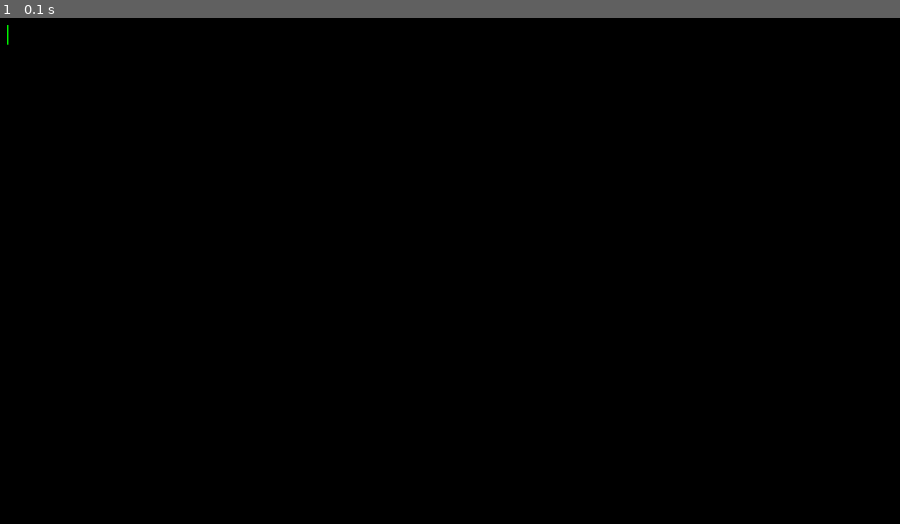
Above: before the commit, frame 1.
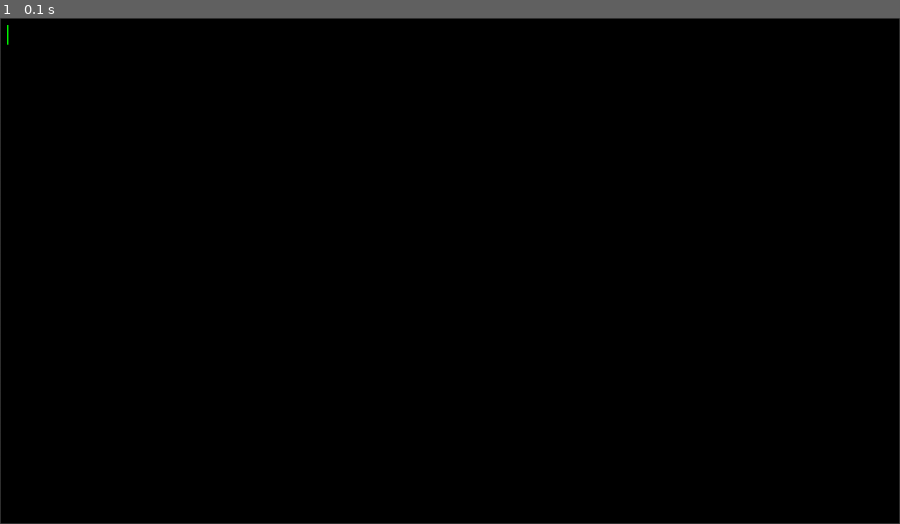
Above: after the commit, the same moment.

Repository: KentaF1202/Pygame_UI
Game: pygame game, started from main.py
The game is run twice, just before and just after one commit, with the same random seed, the same clock (stepped at 60 frames per second) and the same inputs.
Inputs:
- Up to frame 1 (0.1 s): no input

The runs differ from the first frame. In frame 1, 0.6% of the frame differs, in the area x 0-100%, y 0-100%.

Commit message:
added enter, backspace, and arrow key functionality

Diff:
--- a/main.py
+++ b/main.py
@@ -33,6 +33,7 @@
     text_editor_rect = (0, 0, WIDTH - cfg.WINDOW_OFFSET_X, HEIGHT - cfg.WINDOW_OFFSET_Y)
     text_editor_surface = text_editor.Surface(text_editor_rect)
     text_editor_surface.set_active()
+    text_editor_surface.set_border()
 
     # Game loop
     while running:
@@ -45,11 +46,9 @@
             elif event.type == pygame.KEYDOWN:
                 if event.key == pygame.K_ESCAPE:
                     running = False
-                elif event.key == pygame.K_CAPSLOCK:
-                    capslock = not capslock
 
         # Pass events to surfaces
-        text_editor_surface.handle_event(events, capslock)
+        text_editor_surface.handle_event(events)
 
         # Drawing to screen
         screen.fill(cfg.WHITE)
--- a/text_editor.py
+++ b/text_editor.py
@@ -5,15 +5,19 @@
 import configs as cfg
 import draw
 
-# Initialize Pygame
+# Initialize Pygame And Its Modules
 pygame.init()
+pygame.scrap.init()
+pygame.key.set_repeat(500, 100)  # Set key repeat delay and interval
 
 # Class for the Text Editor Surface
 class Surface:
     def __init__(self, rect, placeholder_text=""):
-        self.surface = pygame.Surface((rect[2], rect[3]))
         self.x = rect[0]
         self.y = rect[1]
+        self.width = rect[2]
+        self.height = rect[3]
+        self.surface = pygame.Surface((self.width, self.height))
         self.margin_x = cfg.text_margin_x
         self.margin_y = cfg.text_margin_y
         self.line_spacing = cfg.text_line_spacing
@@ -27,12 +31,20 @@
         self.font = cfg.text_font
         self.font_color = cfg.GREEN
         self.background_color = cfg.BLACK
+        self.border_type = "none"
+        self.border_color = cfg.VS_LIGHT_GREY
+        self.border_thickness = 1
 
     def set_background_color(self, color):
         self.background_color = color
 
-    def set_border(self, border_type, border_color, border_thickness):
-        pass
+    def set_border(self, border_type="solid", border_color=cfg.VS_LIGHT_GREY, border_thickness=1):
+        if border_type == "solid":
+            self.border_type = border_type
+        else:
+            self.border_type = "none"
+        self.border_color = border_color
+        self.border_thickness = border_thickness
 
     def set_font(self, font_type="Ubuntu", font_size=24, font_color=cfg.GREEN):
         self.font_type = font_type
@@ -47,7 +59,8 @@
         self.active = False
 
     def draw_border(self):
-        pass
+        if self.border_type == "solid":
+            draw.rectangle(self.surface, (self.x, self.y), self.width, self.height, self.border_thickness, self.border_color)
 
     def draw_text(self):
         for i, line in enumerate(self.text):
@@ -72,7 +85,7 @@
         self.draw_cursor()
         screen.blit(self.surface, (self.x, self.y))
 
-    def handle_event(self, events, capslock):
+    def handle_event(self, events):
         # If the surface is not active, just update and draw the text
         if self.active == False:
             self.draw(self.surface)
@@ -84,9 +97,47 @@
                 if event.key == pygame.K_ESCAPE:
                     pass
                 elif event.key == pygame.K_BACKSPACE:
-                    pass
+                    if self.cursor[1] > 0:
+                        self.text[self.cursor[0]] = self.text[self.cursor[0]][:self.cursor[1] - 1] + self.text[self.cursor[0]][self.cursor[1]:]
+                        self.cursor[1] -= 1
+                    elif self.cursor[0] > 0:
+                        # Merge with the previous line
+                        self.cursor[1] = len(self.text[self.cursor[0] - 1])
+                        self.text[self.cursor[0] - 1] += self.text[self.cursor[0]]
+                        del self.text[self.cursor[0]]
+                        self.cursor[0] -= 1
                 elif event.key == pygame.K_RETURN:
-                    pass
+                    if self.cursor[1] == len(self.text[self.cursor[0]]):
+                        self.text.insert(self.cursor[0]+1, "")
+                    else:
+                        self.text.insert(self.cursor[0]+1, self.text[self.cursor[0]][self.cursor[1]:])
+                        self.text[self.cursor[0]] = self.text[self.cursor[0]][:self.cursor[1]]
+                    self.cursor[0] += 1
+                    self.cursor[1] = 0
+                elif event.key == pygame.K_UP:
+                    if self.cursor[0] > 0:
+                        if len(self.text[self.cursor[0]-1]) < self.cursor[1]:
+                            self.cursor[1] = len(self.text[self.cursor[0]])
+                        self.cursor[0] -= 1
+                elif event.key == pygame.K_DOWN:
+                    if self.cursor[0] < len(self.text)-1:
+                        if len(self.text[self.cursor[0]+1]) < self.cursor[1]:
+                            self.cursor[1] = len(self.text[self.cursor[0]])
+                        self.cursor[0] += 1
+                elif event.key == pygame.K_LEFT:
+                    if self.cursor[1] == 0:
+                        if self.cursor[0] > 0:
+                            self.cursor[0] -= 1
+                            self.cursor[1] = len(self.text[self.cursor[0]])
+                    else:
+                        self.cursor[1] -= 1
+                elif event.key == pygame.K_RIGHT:
+                    if self.cursor[1] == len(self.text[self.cursor[0]]):
+                        if self.cursor[0] < len(self.text)-1:
+                            self.cursor[0] += 1
+                            self.cursor[1] = 0
+                    else:
+                        self.cursor[1] += 1
                 else:
                     self.cursor = [self.cursor[0], self.cursor[1] + 1]
                     self.text[self.cursor[0]] = self.text[self.cursor[0]][:self.cursor[1]] + event.unicode + self.text[self.cursor[0]][self.cursor[1]:]
